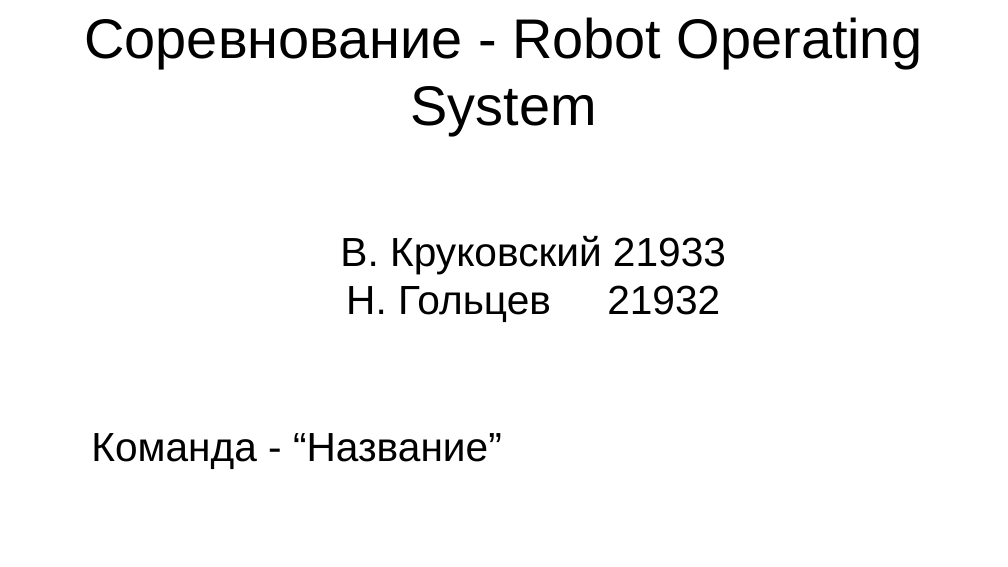
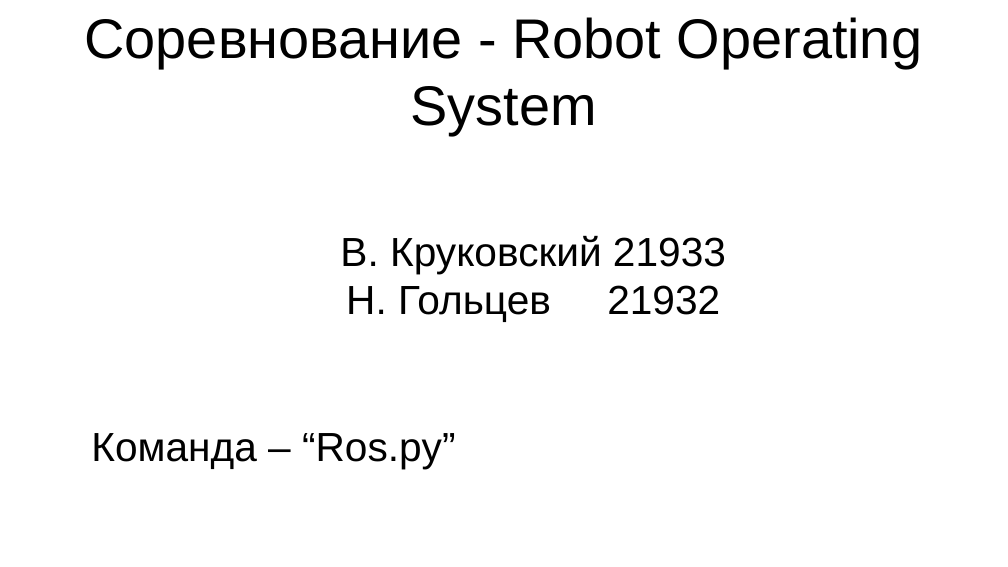
Before and after one commit to NikitaGoltsev/Auto_Race_challange, a slide deck: slide 1 of presintation.odp. Drawn at 1008x567 pixels with LibreOffice and Linux fonts; fonts in the diff are those of the drawing. Boxes give left, top, right and bottom in pixels: in the first picture for what was removed or moved away, otherwise in the second. Text is boxed around its words. In the diff, an @@ line names an element or a change of style, - is before the commit and + after.

Commit message:
Update

```diff
--- a/presintation.odp
+++ b/presintation.odp
@@ subtitle at (91, 433, 456, 468): text changed @@
-Команда - “Название”
+Команда – “Ros.py”
```
